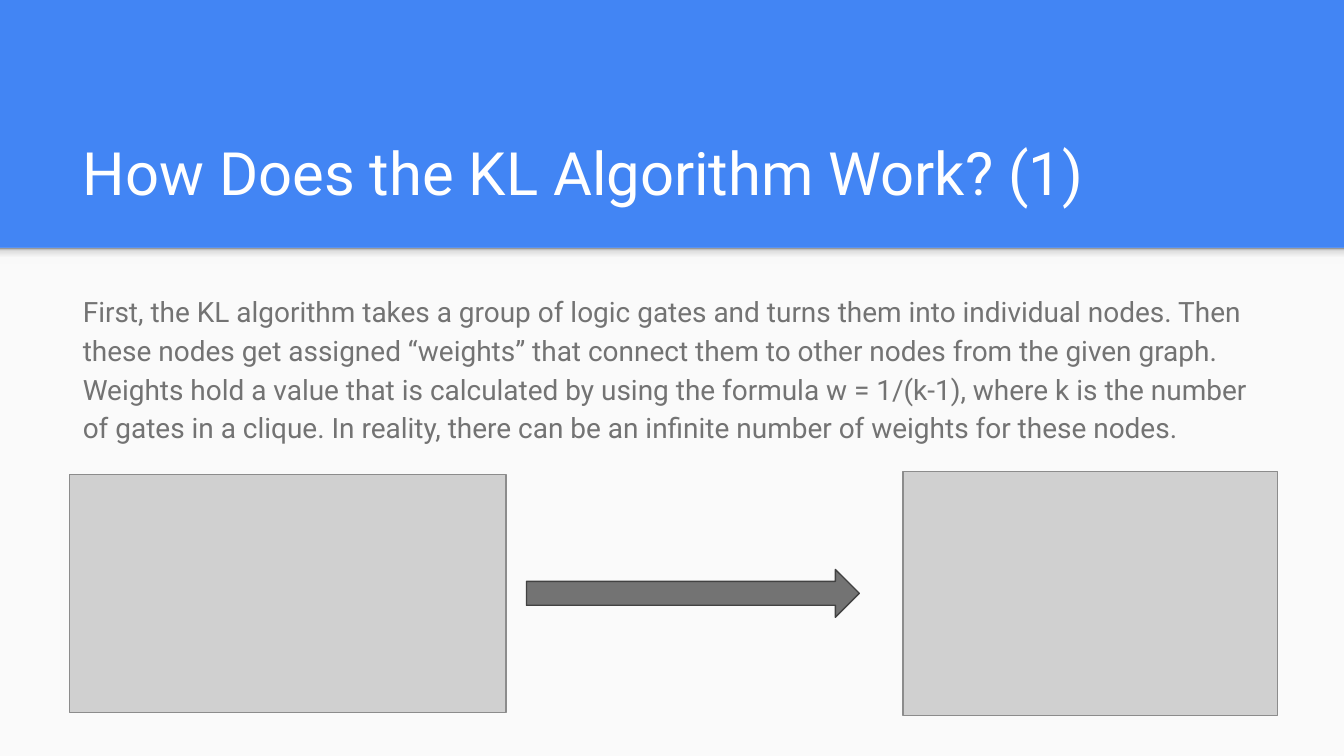
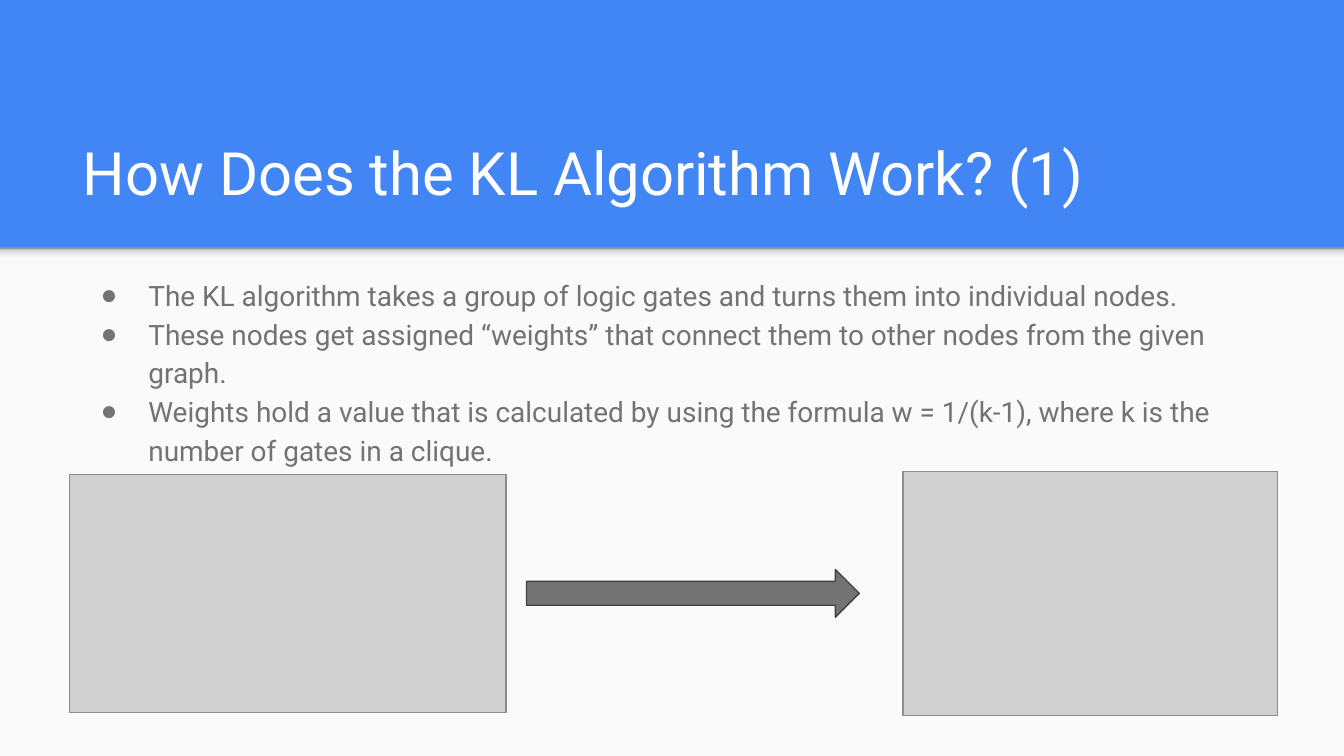
Before and after one commit to shanmathig/stemgtri2022, a slide deck: slide 6 of Cipher.pptx (slide 4 before the commit). Drawn at 1344x756 pixels with LibreOffice and Linux fonts; fonts in the diff are those of the drawing; grey boxes stand for pictures. Boxes give left, top, right and bottom in pixels: in the first picture for what was removed or moved away, otherwise in the second. Text is boxed around its words. In the diff, an @@ line names an element or a change of style, - is before the commit and + after.

```diff
--- a/Cipher.pptx
+++ b/Cipher.pptx
@@ text at (148, 285, 1209, 467): text changed @@
-First, the KL algorithm takes a group of logic gates and turns them into individual nodes. Then these nodes get assigned “weights” that connect them to other nodes from the given graph. Weights hold a value that is calculated by using the formula w = 1/(k-1), where k is the number of gates in a clique. In reality, there can be an infinite number of weights for these nodes.
+● The KL algorithm takes a group of logic gates and turns them into individual nodes.
+● These nodes get assigned “weights” that connect them to other nodes from the given graph.
+● Weights hold a value that is calculated by using the formula w = 1/(k-1), where k is the number of gates in a clique.
```
Also in this commit, not shown: 2 other slides changed, 4 slides added.
